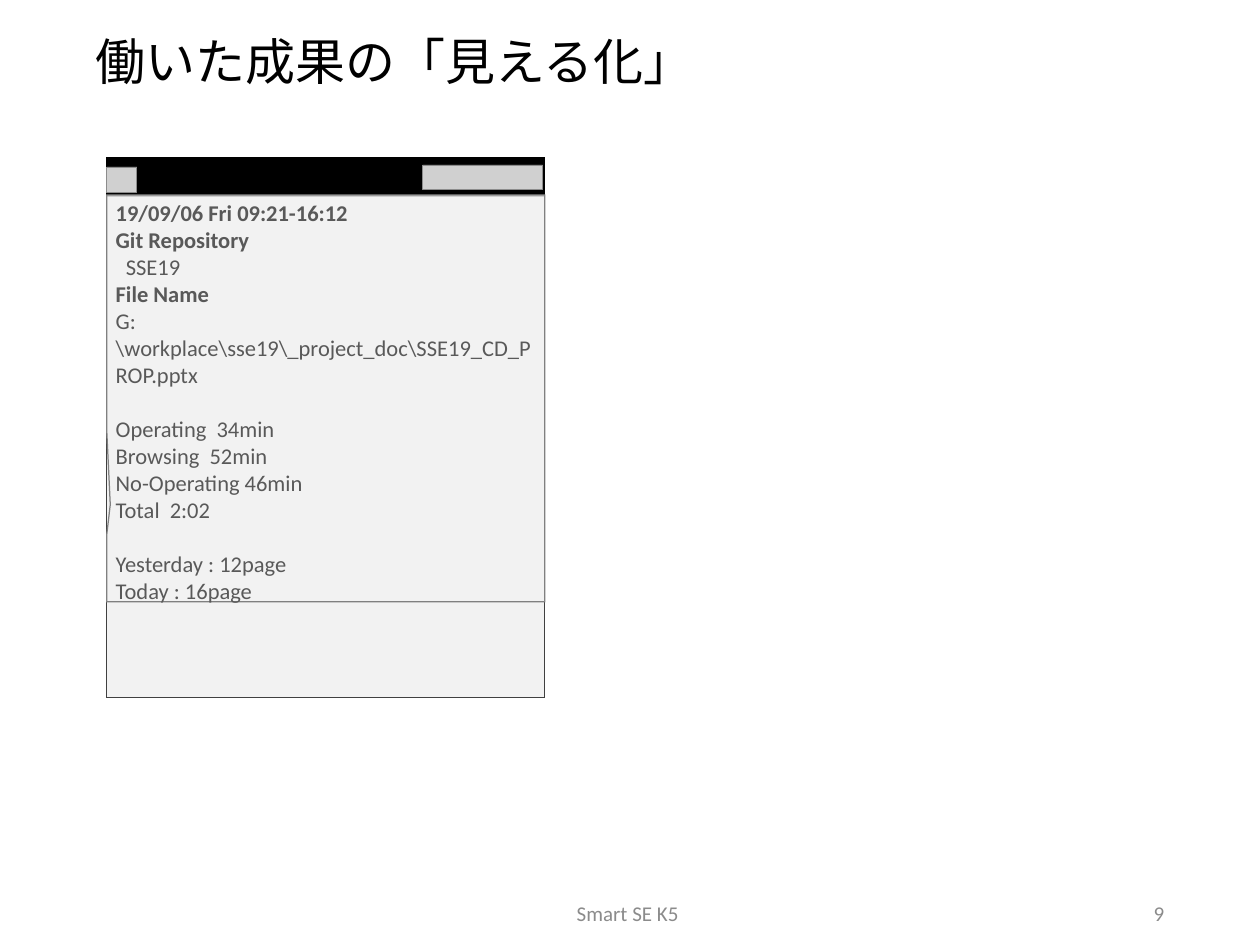
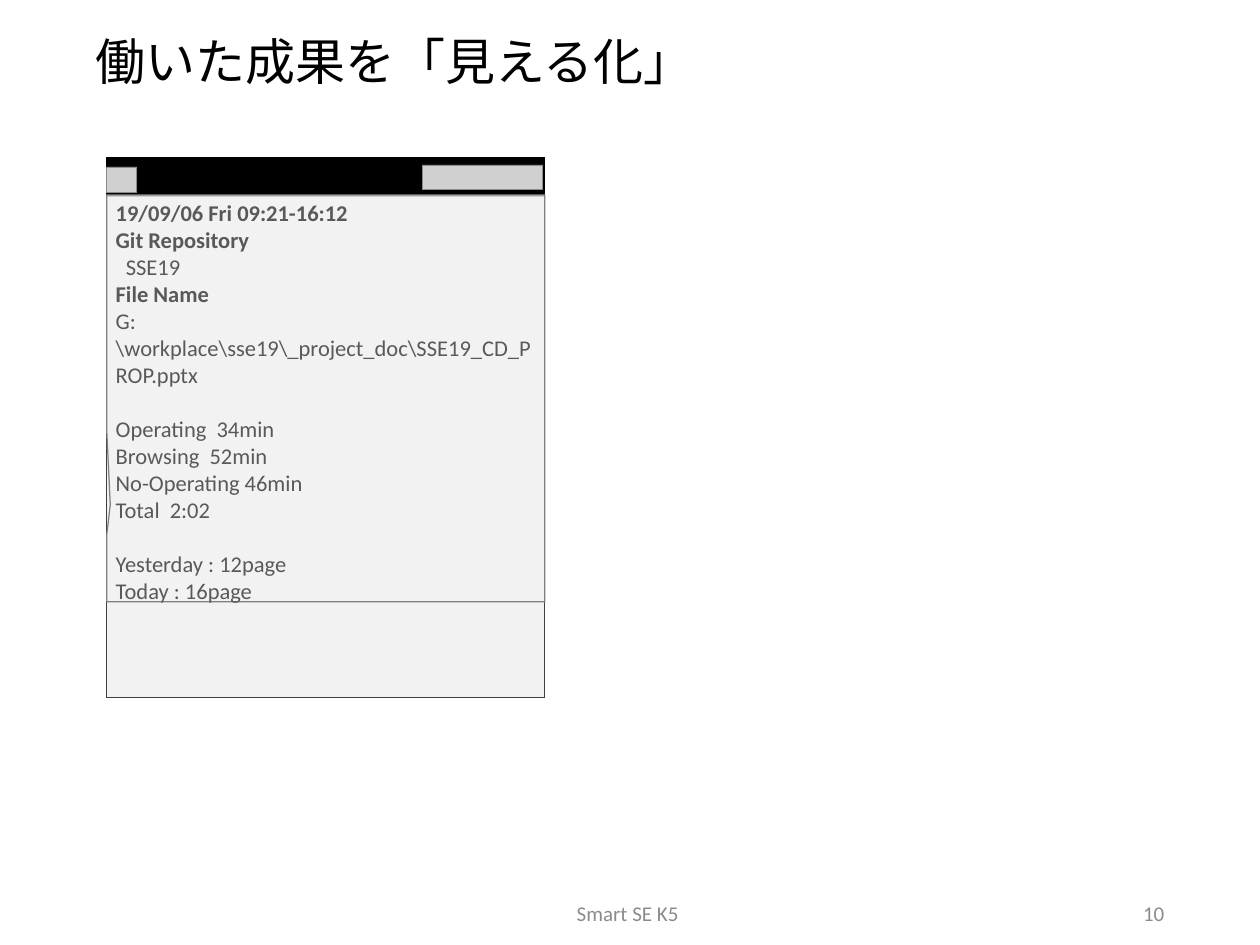
Before and after one commit to sakai-memoru/smartse19, a slide deck: slide 10 of _project_docs/SSE19_CD_PROP.pptx (slide 9 before the commit). Drawn at 1260x945 pixels with LibreOffice and Linux fonts; fonts in the diff are those of the drawing; grey boxes stand for pictures; background and template pictures are left out. Boxes give left, top, right and bottom in pixels: in the first picture for what was removed or moved away, otherwise in the second. Text is boxed around its words. In the diff, an @@ line names an element or a change of style, - is before the commit and + after.

```diff
--- a/_project_docs/SSE19_CD_PROP.pptx
+++ b/_project_docs/SSE19_CD_PROP.pptx
@@ title at box(96, 37, 694, 85): text changed @@
-働いた成果の「見える化」
+働いた成果を「見える化」
@@ page number at box(1143, 907, 1164, 921): text changed @@
-9
+10
```
Also in this commit, not shown: 3 other slides changed, 1 slide added.
